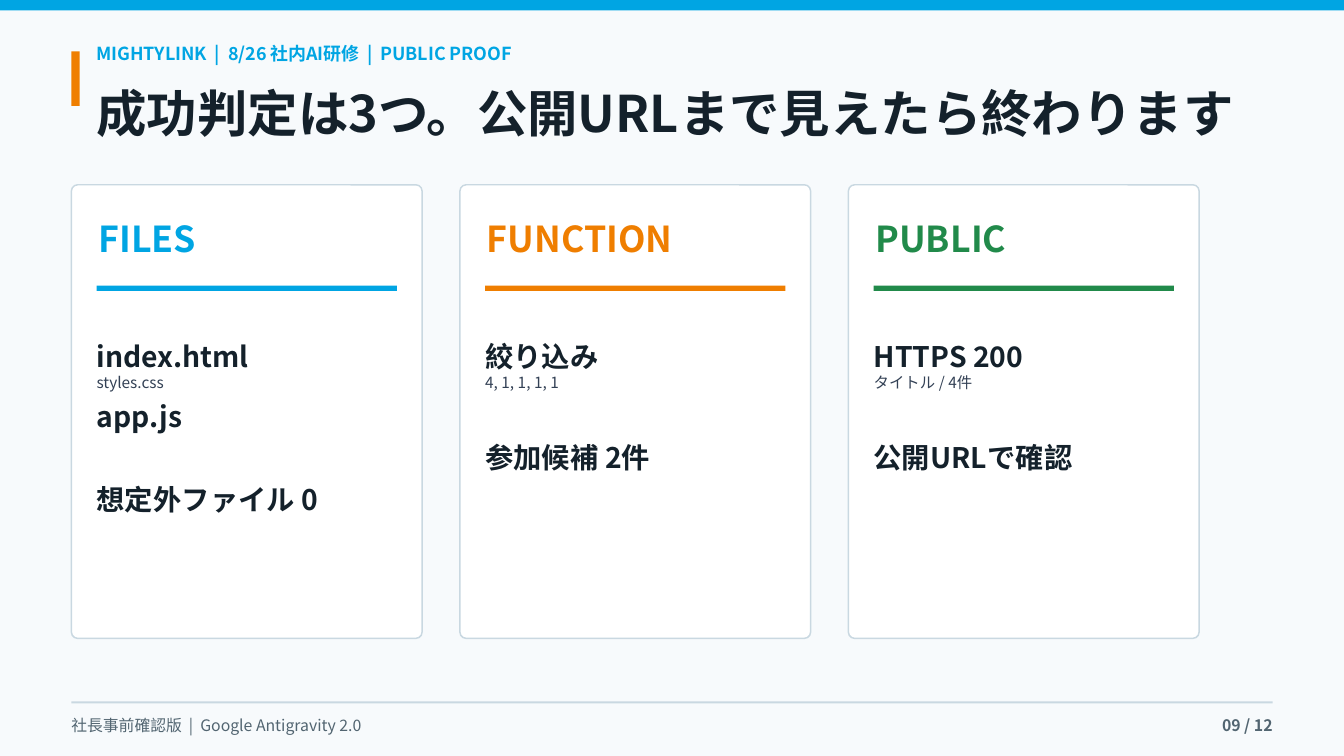
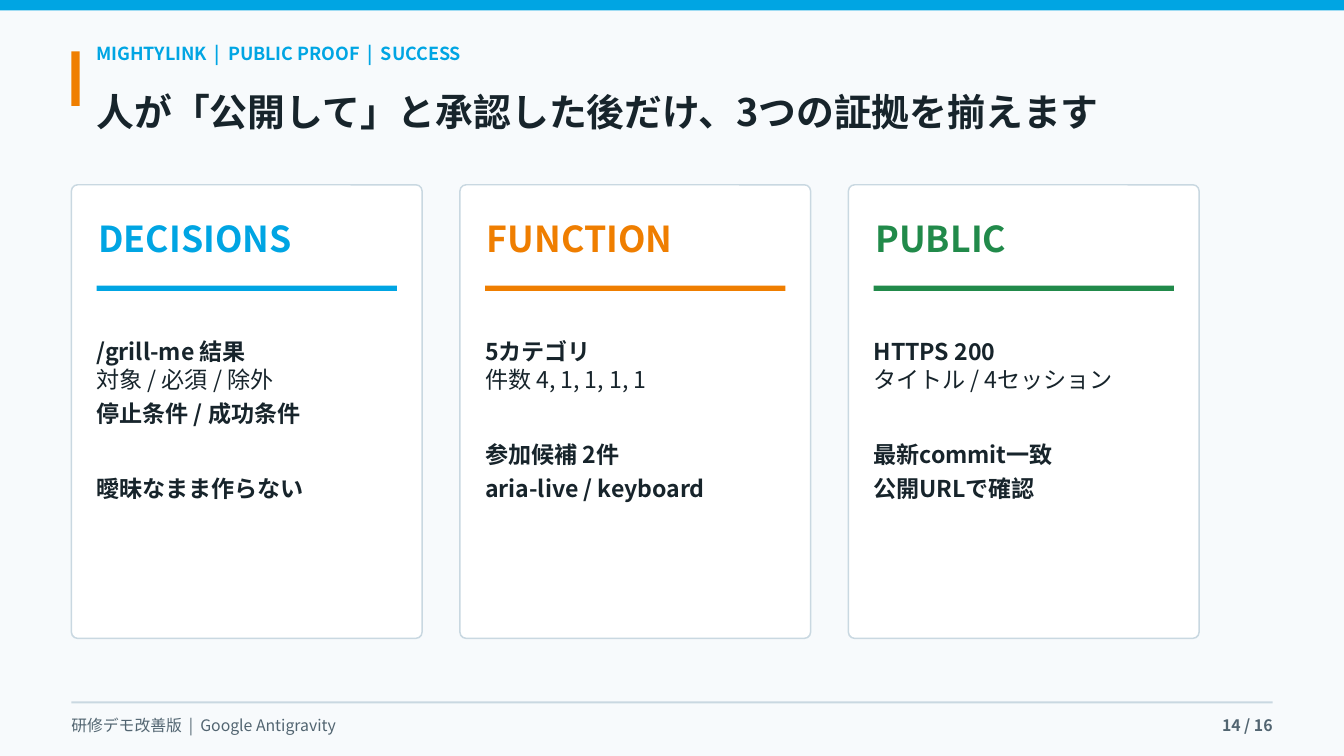
Before and after one commit to kanta13jp1/mighty-link-ai-connect, a slide deck: slide 14 of exports/mighty_skill_bridge_antigravity_user_guide_2026.pptx (slide 9 before the commit). Drawn at 1344x756 pixels with LibreOffice and Linux fonts; fonts in the diff are those of the drawing. Boxes give left, top, right and bottom in pixels: in the first picture for what was removed or moved away, otherwise in the second. Text is boxed around its words. In the diff, an @@ line names an element or a change of style, - is before the commit and + after.

Commit message:
feat: expand Antigravity workshop with skills workflow

```diff
--- a/exports/mighty_skill_bridge_antigravity_user_guide_2026.pptx
+++ b/exports/mighty_skill_bridge_antigravity_user_guide_2026.pptx
@@ text at box(97, 46, 461, 61): text changed @@
-MIGHTYLINK | 8/26 社内AI研修 | PUBLIC PROOF
+MIGHTYLINK | PUBLIC PROOF | SUCCESS
@@ text at box(97, 93, 1099, 130): text changed; size 36 to 27 pt; text colour #14212B to #17242B @@
-成功判定は3つ。公開URLまで見えたら終わります
+人が「公開して」と承認した後だけ、3つの証拠を揃えます
@@ text in rounded rectangle at box(98, 225, 291, 253): text changed @@
-FILES
+DECISIONS
@@ text at box(97, 340, 304, 499): text changed; size 20.2 to 16.5 pt; text colour #14212B to #17242B @@
-index.html
-styles.css
-app.js
-想定外ファイル 0
+/grill-me 結果
+対象 / 必須 / 除外
+停止条件 / 成功条件
+曖昧なまま作らない
@@ text at box(485, 340, 647, 392): text changed; size 11 to 16.5 pt; text colour #334155 to #17242B @@
-絞り込み
-4, 1, 1, 1, 1
+5カテゴリ
+件数 4, 1, 1, 1, 1
@@ text at box(874, 342, 1035, 499): size 20.2 to 16.5 pt, text colour #14212B to #17242B in "HTTPS 200", "公開URLで確認" @@
@@ text at box(874, 369, 1113, 465): text changed; size 11 to 16.5 pt; text colour #334155 to #17242B @@
-タイトル / 4件
+タイトル / 4セッション
+最新commit一致
@@ text at box(485, 443, 619, 465): size 20.2 to 16.5 pt, text colour #14212B to #17242B in "参加候補 2件" @@
@@ text at box(485, 478, 705, 502): paragraph added @@
+aria-live / keyboard
@@ text at box(71, 717, 336, 735): text changed @@
-社長事前確認版 | Google Antigravity 2.0
+研修デモ改善版 | Google Antigravity
@@ text at box(1222, 719, 1273, 731): text changed @@
-09 / 12
+14 / 16
```
Also in this commit, not shown: 9 other slides changed, 6 slides added, 2 slides removed, 23 other files.
